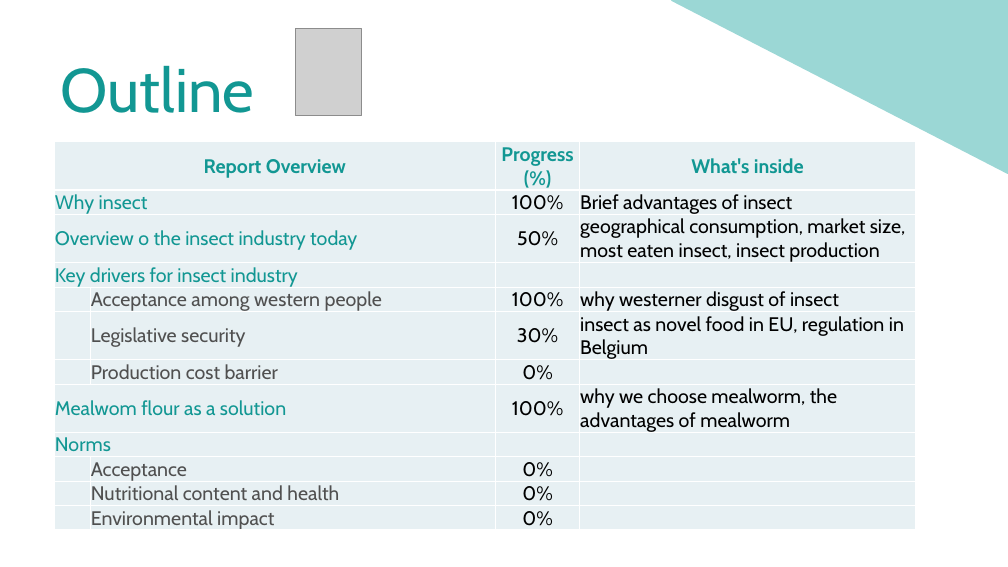
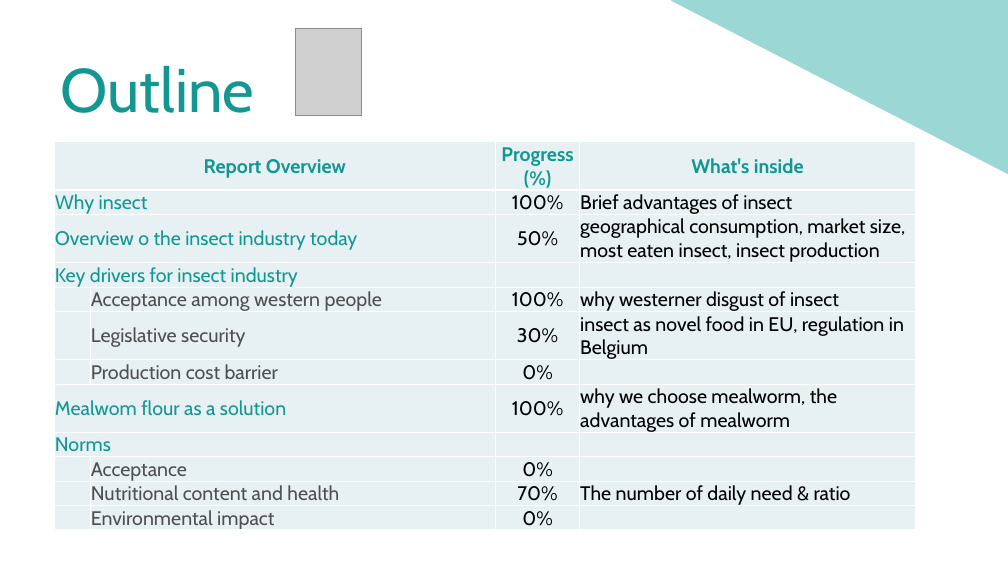
Before and after one commit to MFloru/Bacchus-R1, a slide deck: slide 6 of Logo-powerpoint/3rd presentation (revised).pptx. Drawn at 1008x567 pixels with LibreOffice and Linux fonts; fonts in the diff are those of the drawing; grey boxes stand for pictures. Boxes give left, top, right and bottom in pixels: in the first picture for what was removed or moved away, otherwise in the second. Text is boxed around its words. In the diff, an @@ line names an element or a change of style, - is before the commit and + after.

```diff
--- a/Logo-powerpoint/3rd presentation (revised).pptx
+++ b/Logo-powerpoint/3rd presentation (revised).pptx
@@ table at bbox=[54, 142, 915, 533] @@
-row 11, column 3: 0%
+row 11, column 3: 70%
-row 11, column 4: 
+row 11, column 4: The number of daily need & ratio
```
Also in this commit, not shown: 5 other slides changed, 3 slides added, 1 other file.
